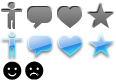
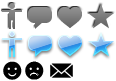
Layered file, before and after one edit (116x81). Changes by layer:
added layer "1294862085_Black_Email" in group "Smileys" over (50, 63, 73, 78)
